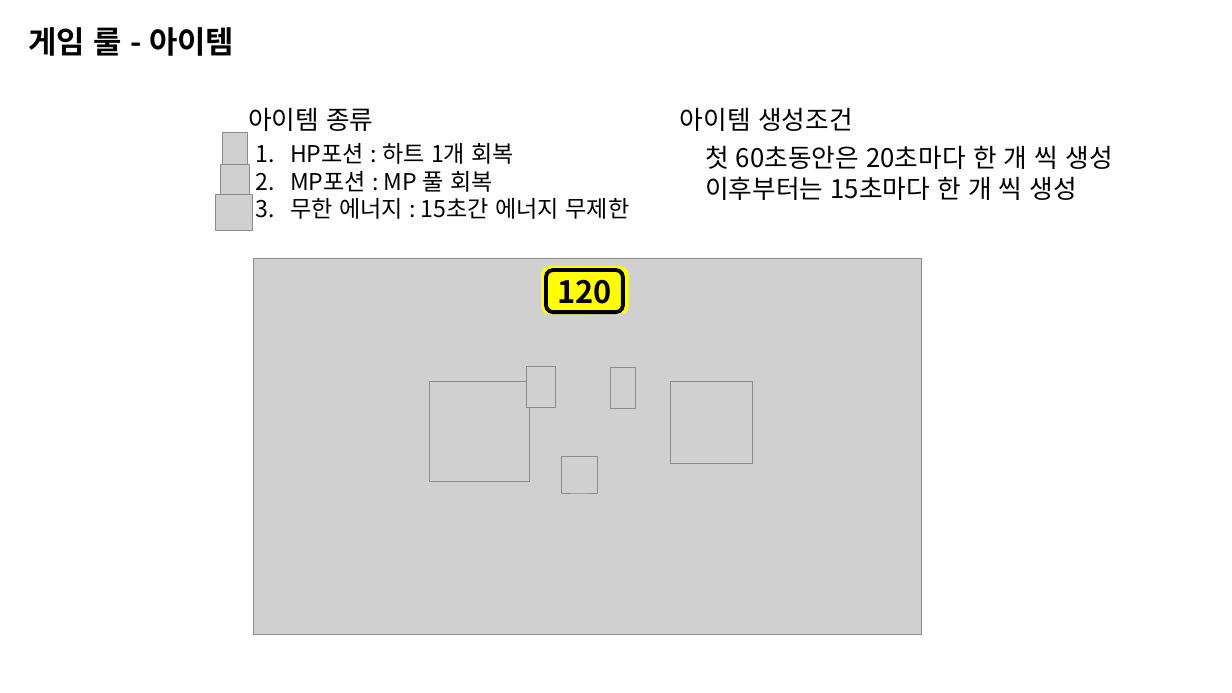
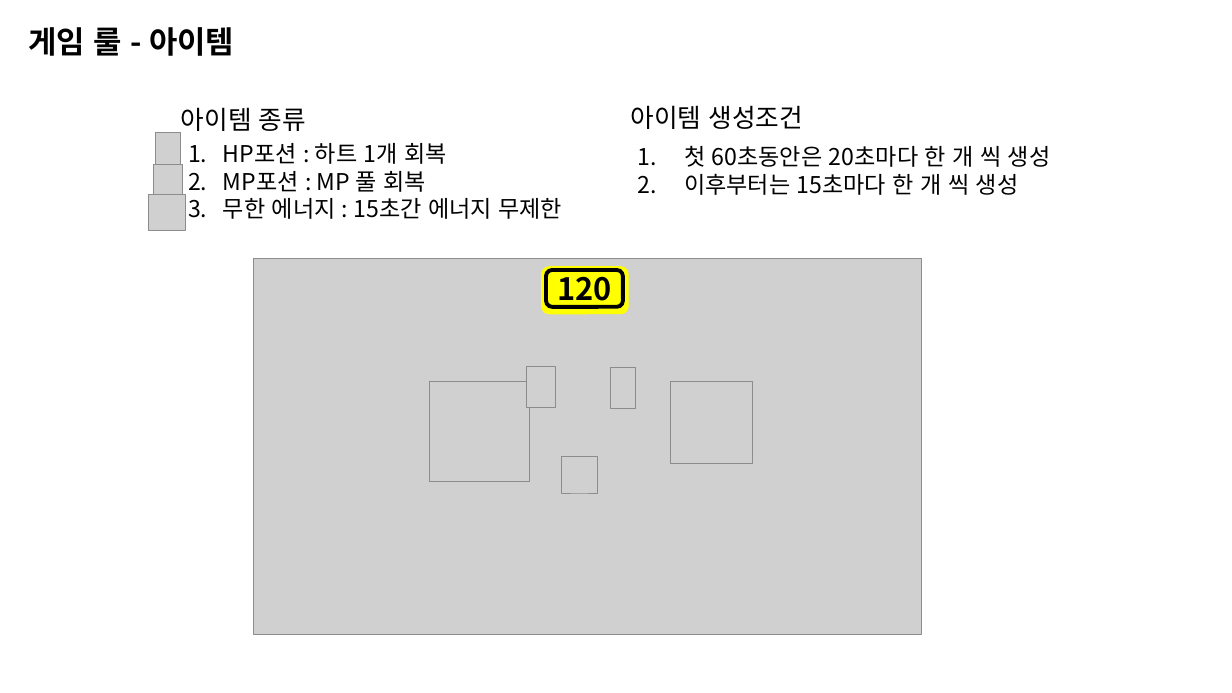
Before and after one commit to penspanic/ITWGamejam, a slide deck: slide 16 of Plan/Rocketman_씬&스킬구성.pptx. Drawn at 1232x693 pixels with LibreOffice and Linux fonts; fonts in the diff are those of the drawing; grey boxes stand for pictures. Boxes give left, top, right and bottom in pixels: in the first picture for what was removed or moved away, otherwise in the second. Text is boxed around its words. In the diff, an @@ line names an element or a change of style, - is before the commit and + after.

```diff
--- a/Plan/Rocketman_씬&스킬구성.pptx
+++ b/Plan/Rocketman_씬&스킬구성.pptx
@@ text "아이템 종류" moved from (x1=248, y1=107, x2=373, y2=131) to (x1=181, y1=107, x2=306, y2=131) @@
@@ text "아이템 생성조건" moved from (x1=680, y1=107, x2=853, y2=131) to (x1=630, y1=105, x2=804, y2=129) @@
@@ 2 pictures, 1 text moved together from (x1=221, y1=133, x2=630, y2=219) to (x1=153, y1=133, x2=562, y2=219) @@
@@ text "첫 60초동안은 20초마다 한 개 ..." moved from (x1=705, y1=145, x2=1113, y2=200) to (x1=684, y1=145, x2=1051, y2=195) @@
@@ text "첫 60초동안은 20초마다 한 개 ..." at (x1=684, y1=145, x2=1051, y2=195): size 20 to 18 pt; bullet none to 1. @@
@@ picture moved from (x1=216, y1=194, x2=253, y2=231) to (x1=149, y1=194, x2=186, y2=231) @@
@@ rounded rectangle "120" resized from (x1=546, y1=270, x2=623, y2=312) to (x1=546, y1=270, x2=623, y2=307) @@
```
Also in this commit, not shown: 3 other slides changed, 1 slide added, 1 slide removed.
